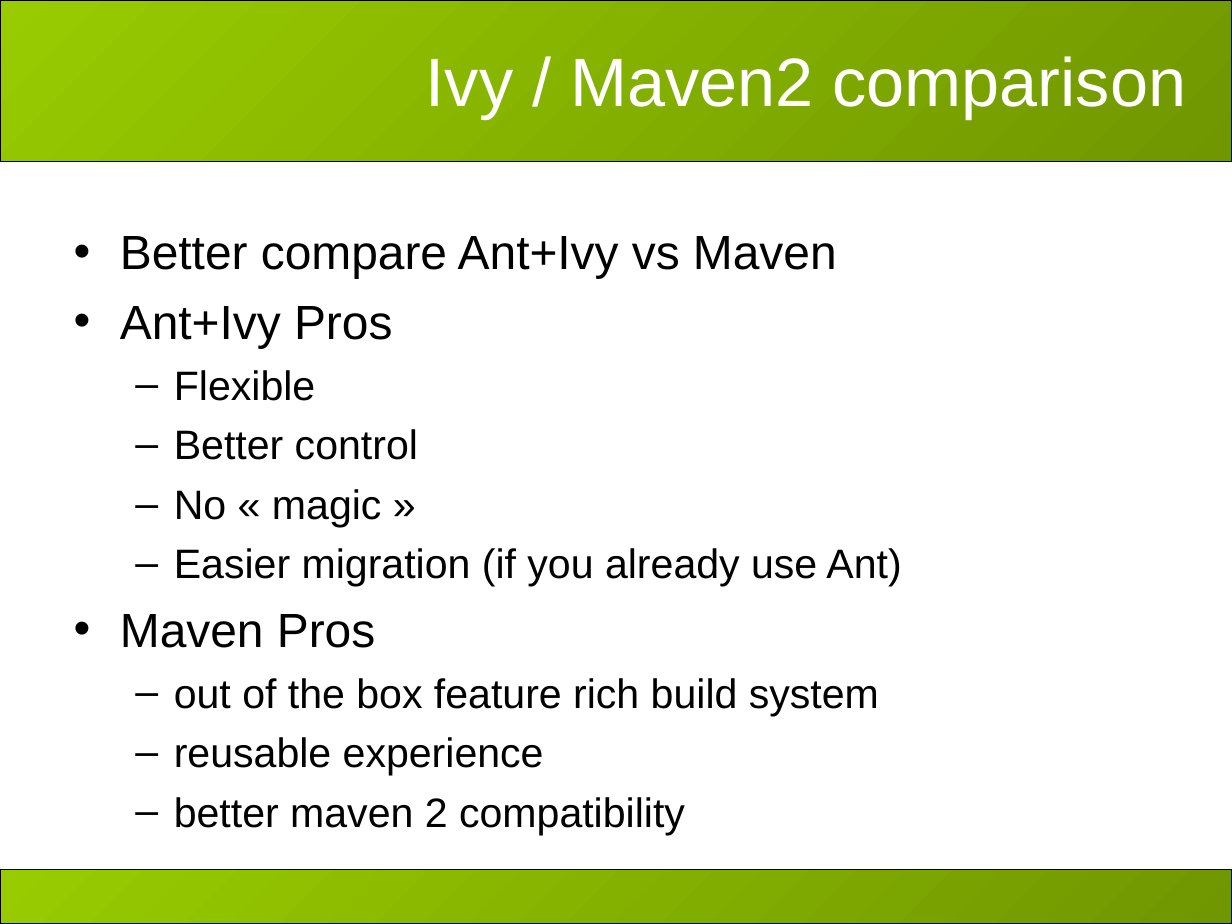
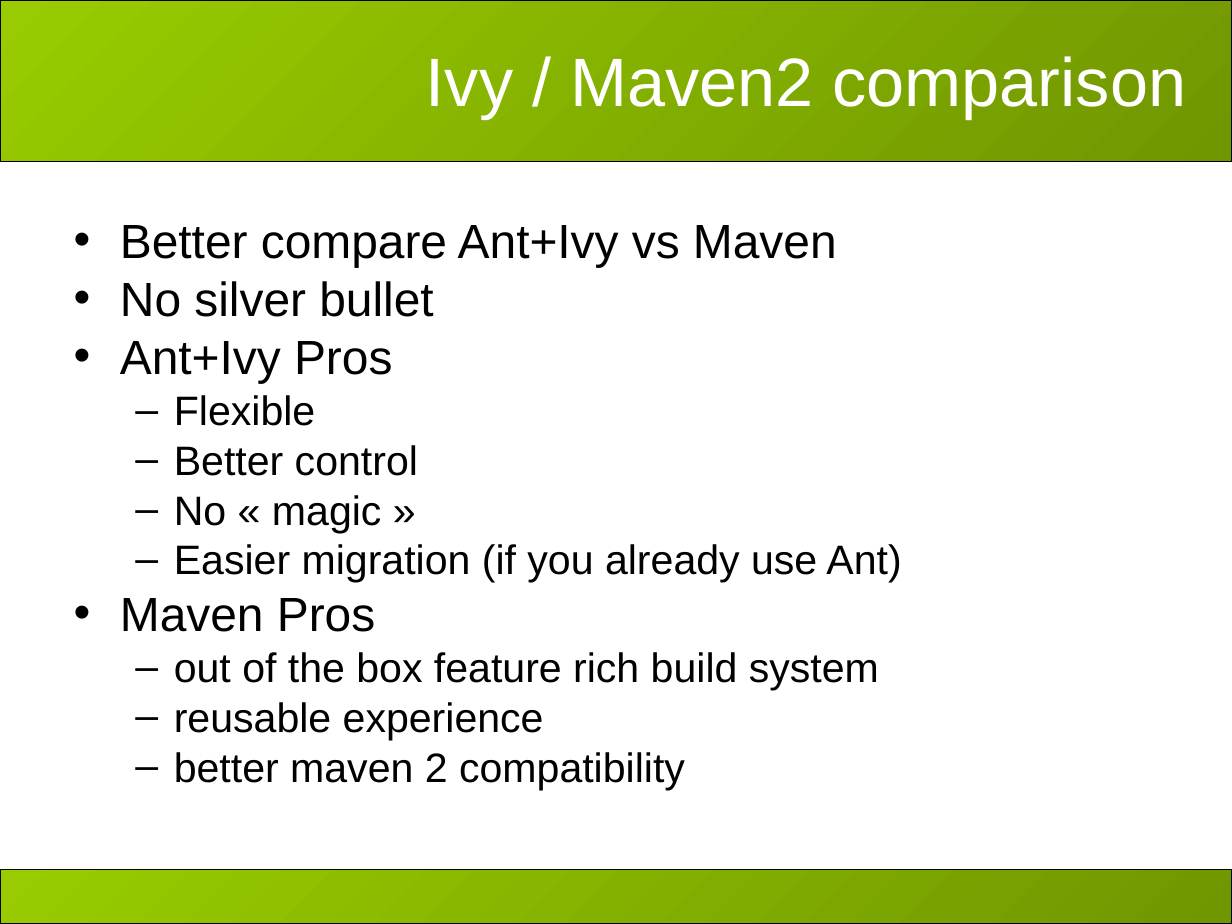
Before and after one commit to hiroyasub/ant-ivy-cregit, a slide deck: slide 27 of doc/presentations/apache-con-2007/slides.ppt (slide 25 before the commit). Drawn at 1232x924 pixels with LibreOffice and Linux fonts; fonts in the diff are those of the drawing; background and template pictures are left out. Boxes give left, top, right and bottom in pixels: in the first picture for what was removed or moved away, otherwise in the second. Text is boxed around its words. In the diff, an @@ line names an element or a change of style, - is before the commit and + after.

```diff
--- a/doc/presentations/apache-con-2007/slides.ppt
+++ b/doc/presentations/apache-con-2007/slides.ppt
@@ text at (120,225,901,790): line spacing 1 to 0.8 @@
@@ text at (120,281,433,317): paragraph added @@
+• No silver bullet
```
Also in this commit, not shown: 3 other slides changed, 3 slides added, 1 slide removed, 2 other files.
